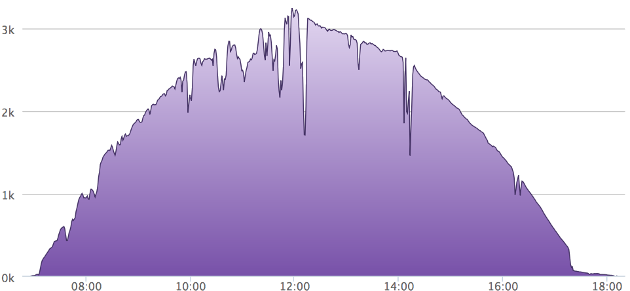
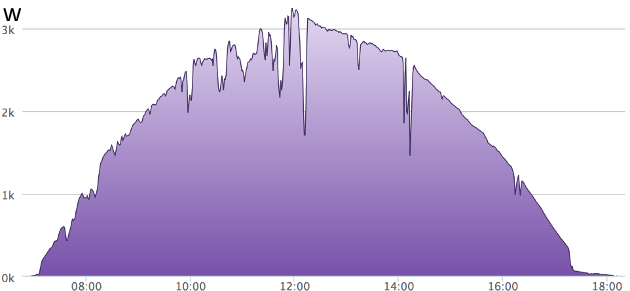
Two versions of the same layered image (630 × 291). Layer-by-layer changes:
added layer "W" above "Screen Shot 2014-02-13 at 16.52.24.png" over 3, 8, 22, 21
